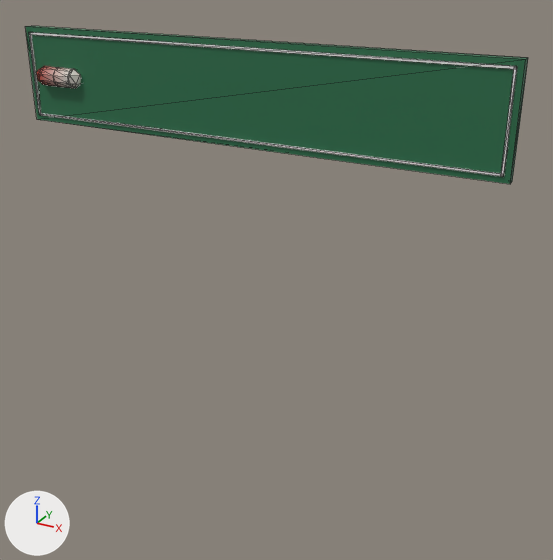
The glTF model assets/models/nha_rap/bang/bang_quay_thuoc_hanh_phuc_40.glb as it was, and as the next commit left it.
The view is the same before and after, from a 50 mm lens placed at (4.73, -4.51, 3.84), pointed at (2.34, -0.16, 1.67). The lights are fixed; the arrows at lower left show +X, +Y and +Z. The first picture is the older version. Mesh edges are drawn as thin lines. Vertices at exactly the same position are counted once.

Objects in the first picture: 'bang_quay_thuoc_hanh_phuc_40'.
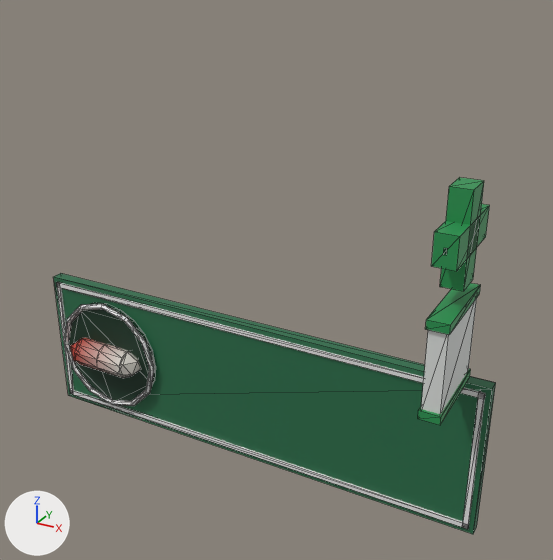
Pixel boxes [x1, y1, x2, y2] of what changed, in the pictures (553 x 560 px; the box of a moved part takes in the faces that stretch with it):
'bang_quay_thuoc_hanh_phuc_40', reshaped (12% narrower, 125% taller)
    before: [25, 26, 528, 184]
    after: [53, 177, 496, 534]
part 1 of me_hop_005, added (green)
    after: [53, 273, 496, 534]
part 2 of me_hop_005, added
    after: [69, 303, 156, 401]
part 3 of me_hop_005, moved or reshaped
    before: [36, 66, 81, 88]
    after: [70, 338, 140, 378]
part 4 of me_hop_005, added (green)
    after: [431, 204, 490, 271]
part 5 of me_hop_005, added (green)
    after: [440, 177, 484, 291]
part 6 of me_hop_005, added
    after: [421, 298, 477, 414]
part 7 of me_hop_005, added (green)
    after: [425, 283, 481, 335]
part 8 of me_hop_005, added (green)
    after: [418, 369, 471, 425]
part 9 of me_hop_005, added
    after: [64, 304, 154, 406]
part 10 of me_hop_005, added
    after: [56, 282, 485, 529]
part 11 of me_hop_005, deleted
    before: [29, 32, 517, 177]
part 12 of me_hop_005, deleted (green)
    before: [25, 26, 528, 184]

What the commit changed:
me_hop_005 is used by ob_bang_quay_thuoc_hanh_phuc_40; location (0.0, 0.0, 0.0).
me_hop_005 had 82 vertices, 164 faces and spanned x 0.15..3.85, y -0.18..-0.04, z 2.57..3.27.
me_hop_005 now has 234 vertices, 432 faces and spans x 0.1..3.9, y -0.72..0.0, z 0.0..2.63.
me_hop_005 part 1: a new loose piece, a box spanning x 0.1..3.9, y -0.09..0.0, z 0.0..1.2, in mat_pho_mausac.
me_hop_005 part 2: a new loose piece, a 20-sided cylinder along y spanning x 0.21..1.15, y -0.135..-0.085, z 0.13..1.07, in mat_pho_mausac.
me_hop_005 part 3: the loose piece of 50 vertices spanning x 0.24..0.66, y -0.18..-0.04, z 2.85..2.99 is scaled about its middle by 1.69, then moved by (0.23, -0.06, -2.32).
me_hop_005 part 4: a new loose piece, a box spanning x 3.61..3.75, y -0.71..-0.11, z 2.23..2.43, in mat_pho_mausac.
me_hop_005 part 5: a new loose piece, a box spanning x 3.61..3.75, y -0.51..-0.31, z 2.03..2.63, in mat_pho_mausac.
me_hop_005 part 6: a new loose piece, a box spanning x 3.62..3.74, y -0.7..-0.12, z 1.28..1.88, in mat_pho_mausac.
me_hop_005 part 7: a new loose piece, a box spanning x 3.61..3.75, y -0.72..-0.1, z 1.85..1.91, in mat_pho_mausac.
me_hop_005 part 8: a new loose piece, a box spanning x 3.61..3.75, y -0.72..-0.1, z 1.25..1.31, in mat_pho_mausac.
me_hop_005 part 9: a new loose piece of 48 vertices spanning x 0.19..1.17, y -0.17..-0.11, z 0.11..1.1, in mat_pho_mausac.
me_hop_005 part 10: a new loose piece of 24 vertices spanning x 0.14..3.86, y -0.11..0.0, z 0.04..1.16, in mat_pho_mausac.
me_hop_005 part 11: the loose piece of 24 vertices spanning x 0.19..3.81, y -0.11..-0.04, z 2.61..3.23 is deleted.
me_hop_005 part 12: the loose piece of 8 vertices spanning x 0.15..3.85, y -0.1..-0.04, z 2.57..3.27 is deleted.
Other edits to the shape of me_hop_005 do not show in these pictures.
